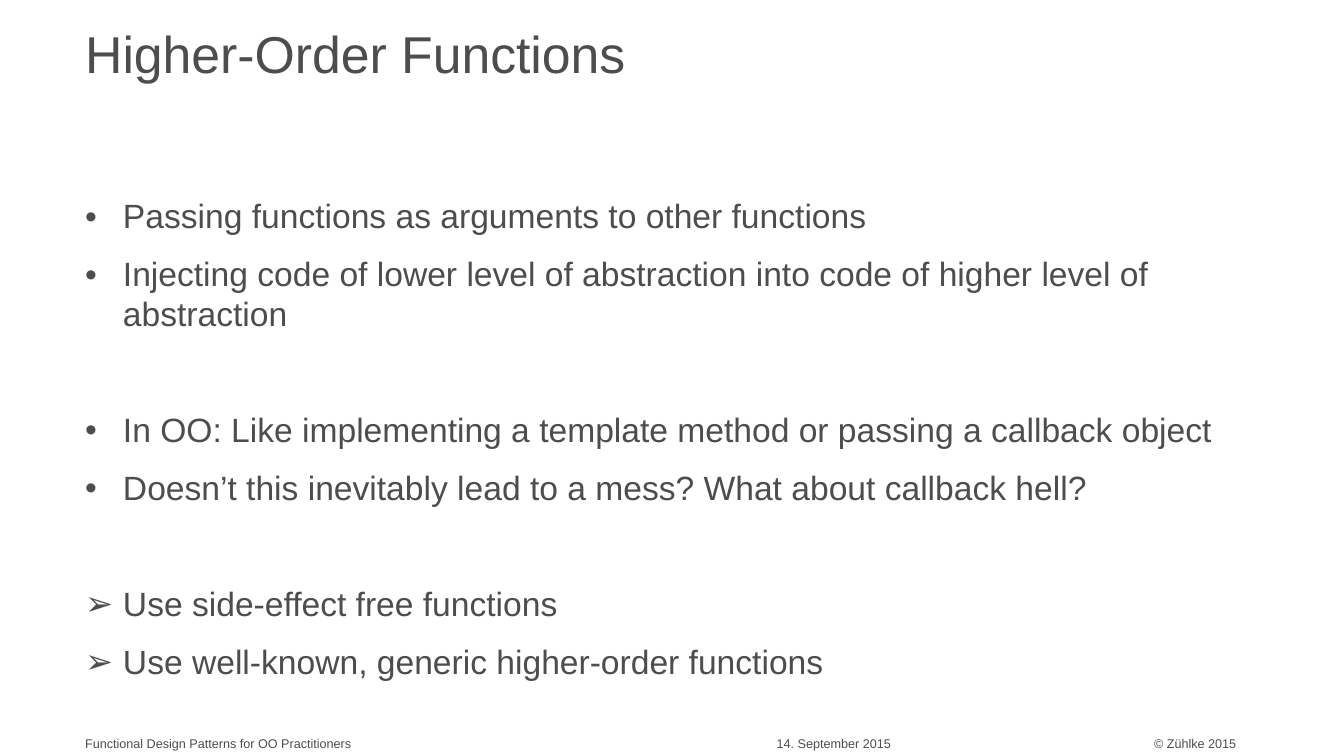
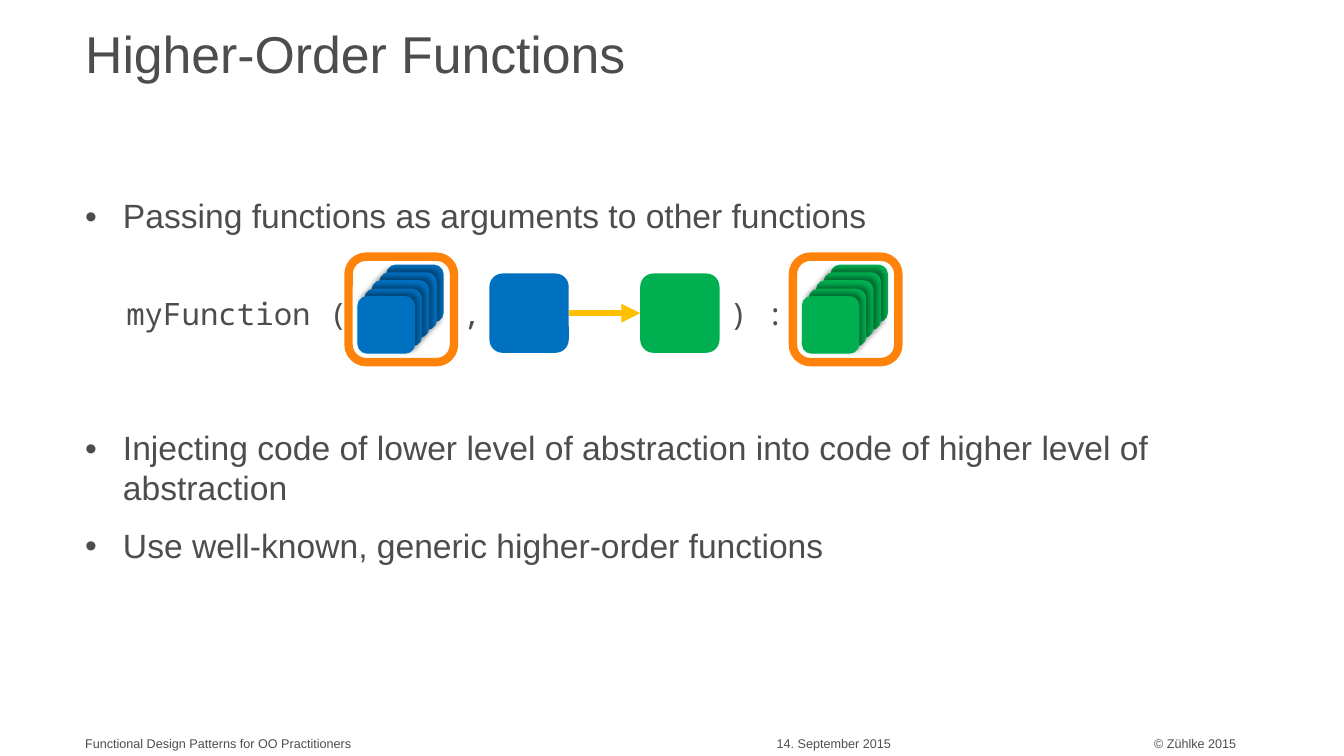
Before and after one commit to aax/zdays-fp-patterns, a slide deck: slide 8 of Functional Design Patterns for OO Practitioners.pptx (slide 12 before the commit). Drawn at 1344x756 pixels with LibreOffice and Linux fonts; fonts in the diff are those of the drawing. Boxes give left, top, right and bottom in pixels: in the first picture for what was removed or moved away, otherwise in the second. Text is boxed around its words. In the diff, an @@ line names an element or a change of style, - is before the commit and + after.

```diff
--- a/Functional Design Patterns for OO Practitioners.pptx
+++ b/Functional Design Patterns for OO Practitioners.pptx
@@ group added at (x1=126, y1=257, x2=899, y2=363): 14 rounded rectangles, 1 arrow, 1 text @@
+myFunction ( , ) :
@@ text at (x1=123, y1=417, x2=1212, y2=617): paragraphs removed @@
-• In OO: Like implementing a template method or passing a callback object
-• Doesn’t this inevitably lead to a mess? What about callback hell?
-➢ Use side-effect free functions
@@ text at (x1=123, y1=533, x2=823, y2=565): bullet ➢ to • @@
```
Also in this commit, not shown: 6 other slides changed, 2 slides added, 5 slides removed, 4 other files.
